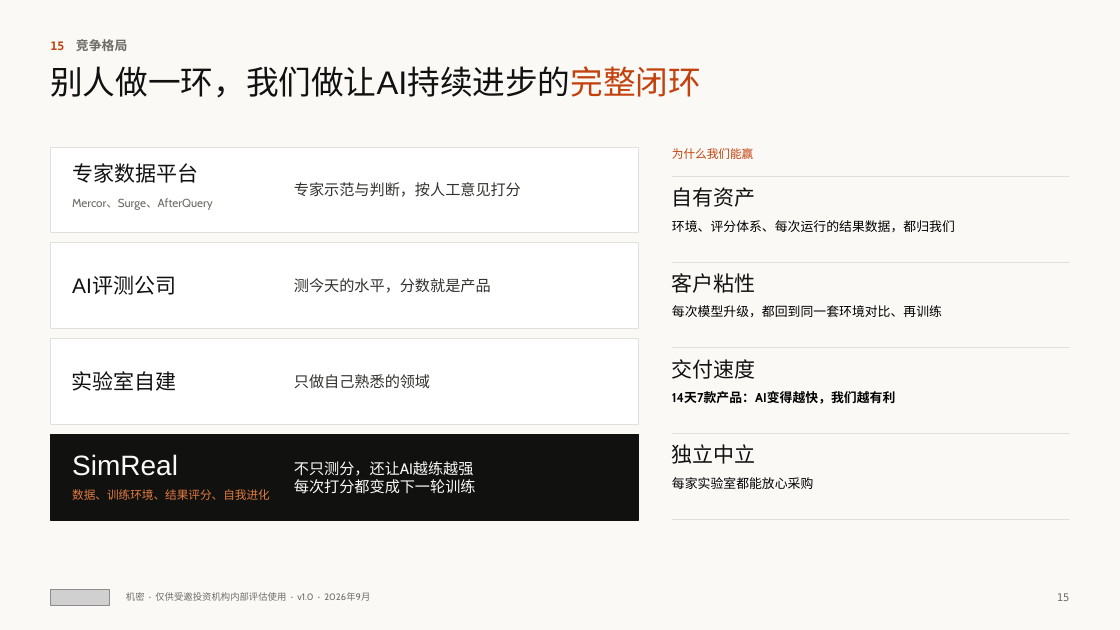
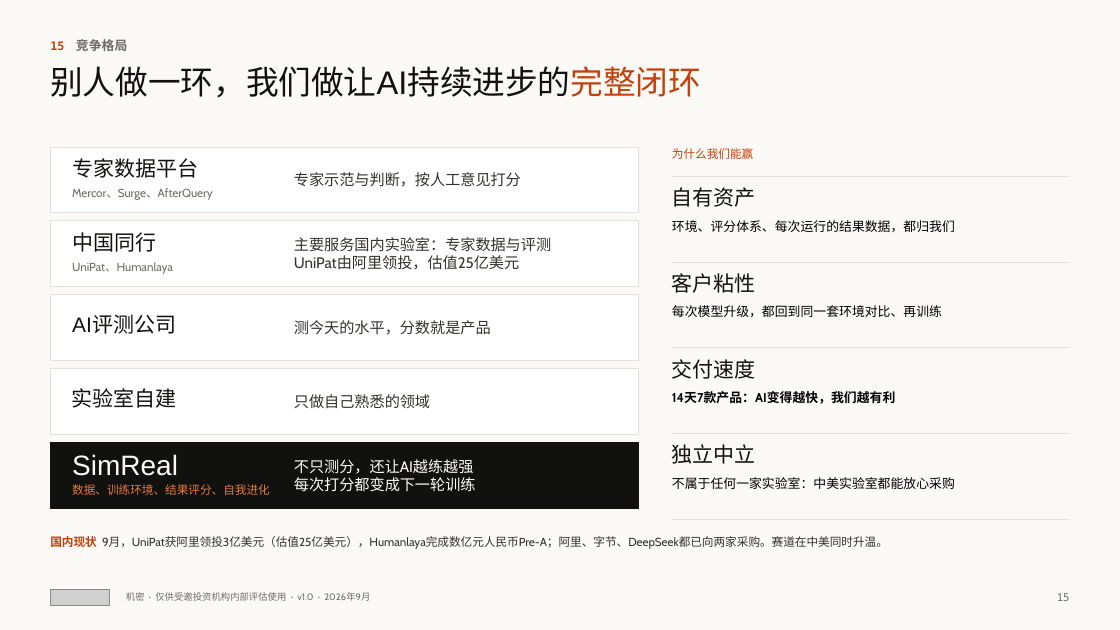
Before and after one commit to wangchen0802/Delta1, a slide deck: slide 15 of SimReal-BP-v17.pptx. Drawn at 1120x630 pixels with LibreOffice and Linux fonts; fonts in the diff are those of the drawing; grey boxes stand for pictures. Boxes give left, top, right and bottom in pixels: in the first picture for what was removed or moved away, otherwise in the second. Text is boxed around its words. In the diff, an @@ line names an element or a change of style, - is before the commit and + after.

```diff
--- a/SimReal-BP-v17.pptx
+++ b/SimReal-BP-v17.pptx
@@ rectangle: place and size @@
-rectangle at <box>50,147,639,233</box>
+rectangle at <box>50,147,639,213</box>
@@ text "专家示范与判断，按人工意见打分": place and size @@
-text "专家示范与判断，按人工意见打分" at <box>294,182,521,197</box>
+text "专家示范与判断，按人工意见打分" at <box>294,172,521,187</box>
@@ text "专家数据平台": place and size @@
-text "专家数据平台" at <box>72,163,198,183</box>
+text "专家数据平台" at <box>72,158,198,178</box>
@@ text "Mercor、Surge、AfterQuery": place and size @@
-text "Mercor、Surge、AfterQuery" at <box>72,198,212,210</box>
+text "Mercor、Surge、AfterQuery" at <box>72,188,212,200</box>
@@ rectangle added at <box>50,221,639,287</box>, fill #FFFFFF, outline #E2E0DA 0.75 pt @@
@@ text added at <box>72,232,156,252</box>, 18 pt, text #111110 @@
+中国同行
@@ text added at <box>294,237,551,270</box>, 13 pt, text #33322F @@
+主要服务国内实验室：专家数据与评测
+UniPat由阿里领投，估值25亿美元
@@ text added at <box>72,262,173,274</box>, 10 pt, text #6E6C66 @@
+UniPat、Humanlaya
@@ rectangle: place and size @@
-rectangle at <box>50,243,639,329</box>
+rectangle at <box>50,295,639,360</box>
@@ text "测今天的水平，分数就是产品": place and size @@
-text "测今天的水平，分数就是产品" at <box>294,278,491,293</box>
+text "测今天的水平，分数就是产品" at <box>294,320,491,335</box>
@@ text "AI评测公司": place and size @@
-text "AI评测公司" at <box>72,277,176,295</box>
+text "AI评测公司" at <box>72,316,176,334</box>
@@ rectangle: place and size @@
-rectangle at <box>50,339,639,424</box>
+rectangle at <box>50,369,639,434</box>
@@ text "实验室自建": place and size @@
-text "实验室自建" at <box>71,371,176,391</box>
+text "实验室自建" at <box>71,388,176,408</box>
@@ text "只做自己熟悉的领域": place and size @@
-text "只做自己熟悉的领域" at <box>294,374,430,388</box>
+text "只做自己熟悉的领域" at <box>294,394,430,408</box>
@@ rectangle: place and size @@
-rectangle at <box>50,434,639,520</box>
+rectangle at <box>50,443,639,508</box>
@@ text at <box>672,477,955,489</box>: text changed @@
-每家实验室都能放心采购
+不属于任何一家实验室：中美实验室都能放心采购
@@ text "数据、训练环境、结果评分、自我进化": place and size @@
-text "数据、训练环境、结果评分、自我进化" at <box>72,489,270,500</box>
+text "数据、训练环境、结果评分、自我进化" at <box>72,484,270,495</box>
@@ text added at <box>50,536,888,549</box>, 10 pt, text #33322F @@
+国内现状 9月，UniPat获阿里领投3亿美元（估值25亿美元），Humanlaya完成数亿元人民币Pre-A；阿里、字节、DeepSeek都已向两家采购。赛道在中美同时升温。
```
Also in this commit, not shown: 3 other slides changed, 2 other files.
